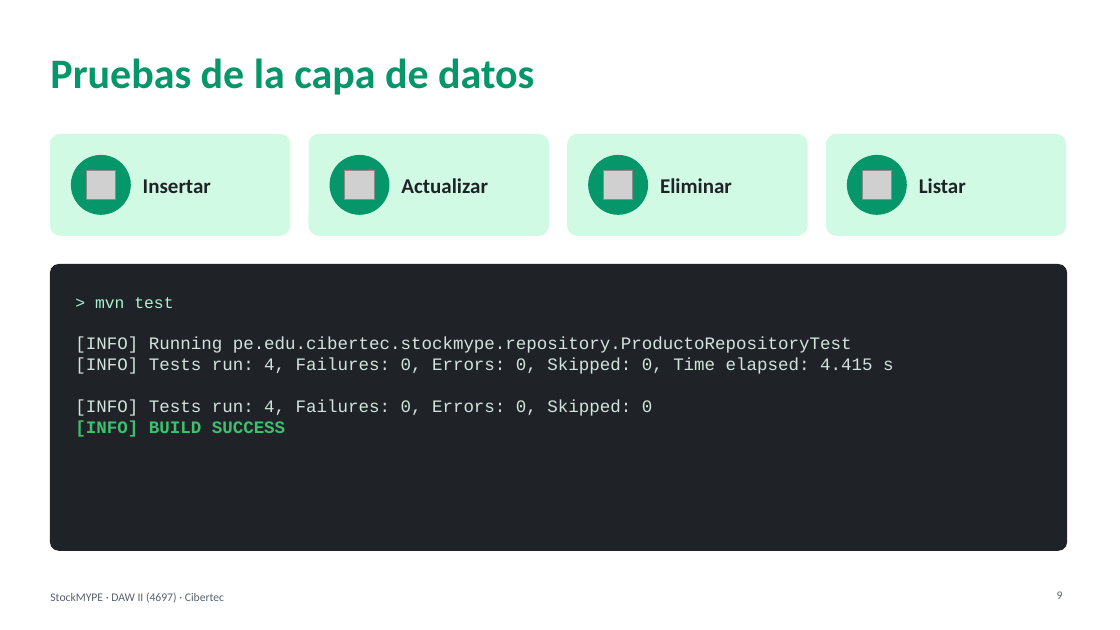
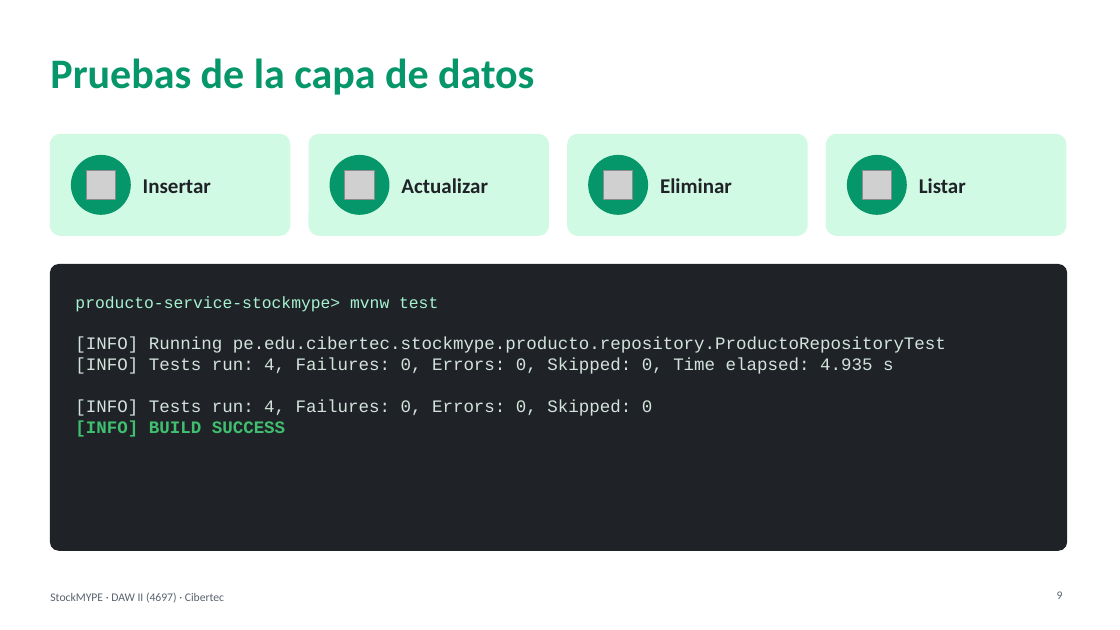
Before and after one commit to nandoxts/DAWII-4697-StockMYPE, a slide deck: slide 9 of docs/Presentacion_StockMYPE_Final.ppt. Drawn at 1120x630 pixels with LibreOffice and Linux fonts; fonts in the diff are those of the drawing; grey boxes stand for pictures; background and template pictures are left out. Boxes give left, top, right and bottom in pixels: in the first picture for what was removed or moved away, otherwise in the second. Text is boxed around its words. In the diff, an @@ line names an element or a change of style, - is before the commit and + after.

```diff
--- a/docs/Presentacion_StockMYPE_Final.ppt
+++ b/docs/Presentacion_StockMYPE_Final.ppt
@@ text at (x1=75, y1=296, x2=438, y2=312): text changed @@
-> mvn test
+producto-service-stockmype> mvnw test
@@ text at (x1=75, y1=337, x2=946, y2=374): text changed @@
-[INFO] Running pe.edu.cibertec.stockmype.repository.ProductoRepositoryTest
-[INFO] Tests run: 4, Failures: 0, Errors: 0, Skipped: 0, Time elapsed: 4.415 s
+[INFO] Running pe.edu.cibertec.stockmype.producto.repository.ProductoRepositoryTest
+[INFO] Tests run: 4, Failures: 0, Errors: 0, Skipped: 0, Time elapsed: 4.935 s
```
Also in this commit, not shown: 2 other slides changed, 1 slide added, 1 slide removed, 2 other files.
